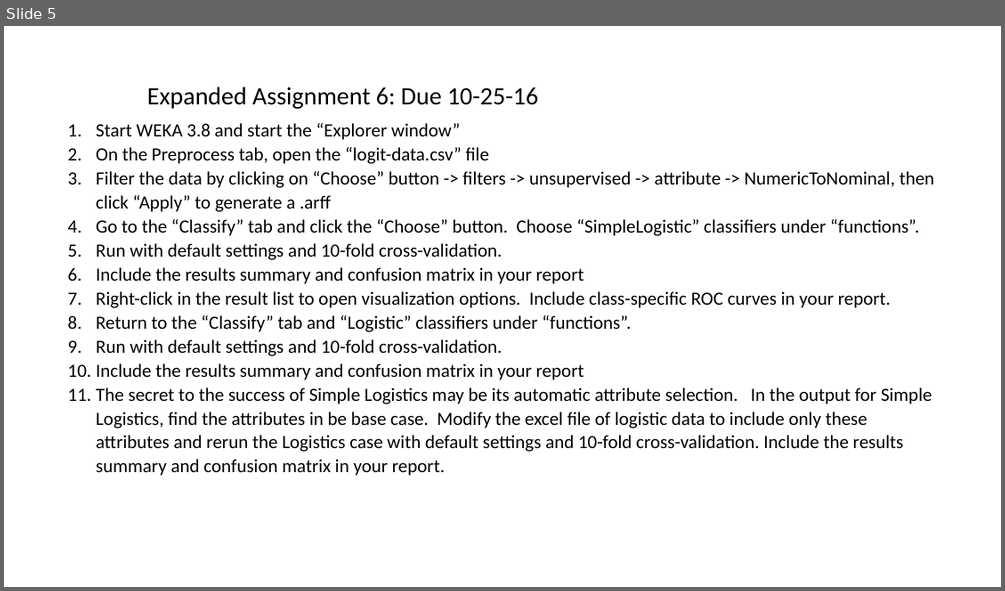
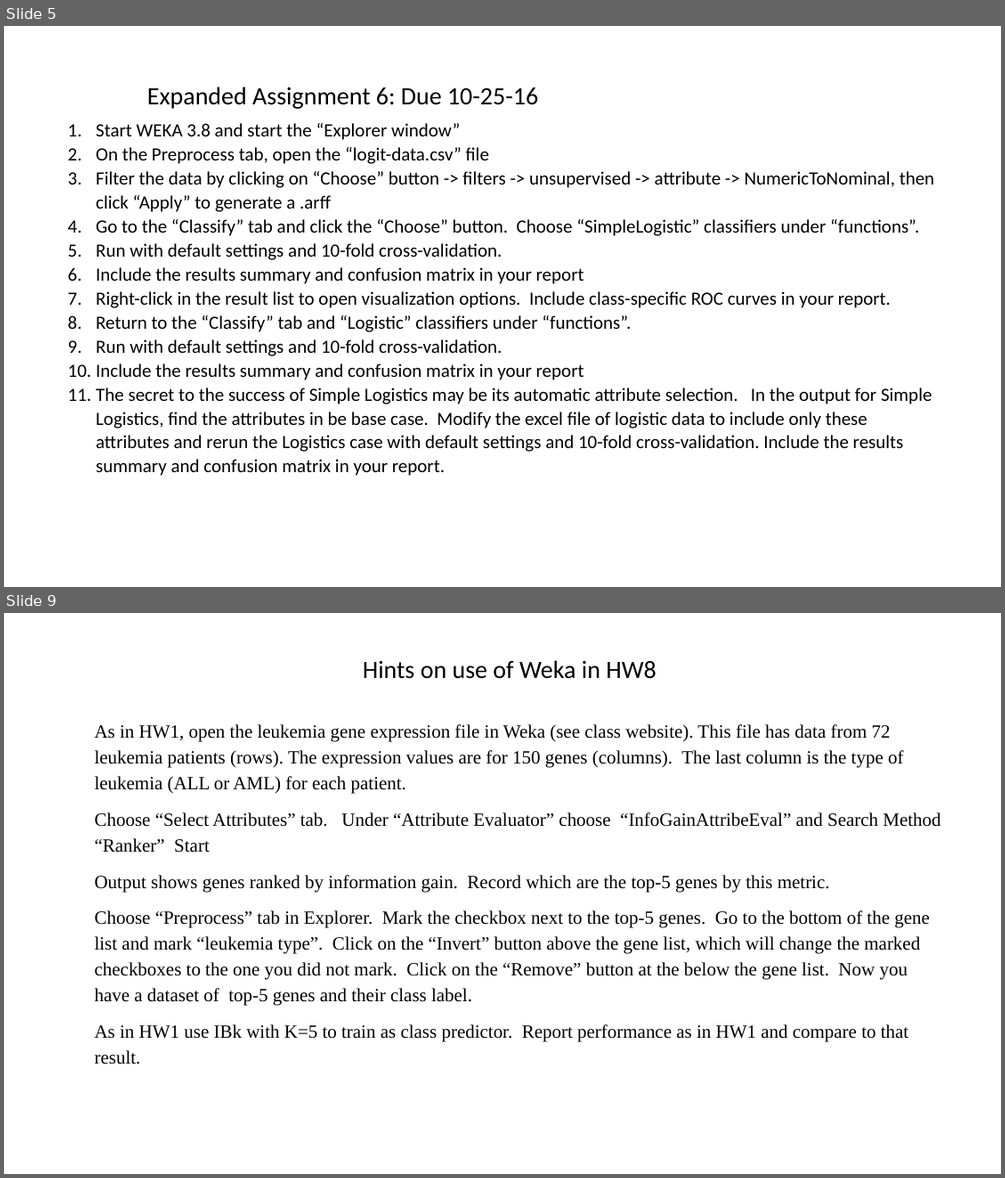
Before and after one commit to zhy9036/cs_2016_fall, a slide deck: 534_ANN/assignments fall 2016.pptx. Shown one above the other, each under a label of ours: slide 5 before the commit, slides 5 and 9 after it; the slides between them are not shown. The pictures are 1005x591 and 1005x1178 pixels, drawn with LibreOffice and Linux fonts; fonts in the diff are those of the drawing. Boxes give left, top, right and bottom in pixels: in the first picture for what was removed or moved away, otherwise in the second. Text is boxed around its words. In the diff, an @@ line names an element or a change of style, - is before the commit and + after.

```diff
--- a/534_ANN/assignments fall 2016.pptx
+++ b/534_ANN/assignments fall 2016.pptx
@@ slide 9 added at (4,613,1001,1174), background #FFFFFF @@
@@ text added at (363,660,655,679), 24 pt, text #000000 @@
+Hints on use of Weka in HW8
@@ text added at (95,724,940,1064), 18 pt, text #000000 @@
+As in HW1, open the leukemia gene expression file in Weka (see class website). This file has data from 72 leukemia patients (rows). The expression values are for 150 genes (columns). The last column is the type of leukemia (ALL or AML) for each patient.
+Choose “Select Attributes” tab. Under “Attribute Evaluator” choose “InfoGainAttribeEval” and Search Method “Ranker” Start
+Output shows genes ranked by information gain. Record which are the top-5 genes by this metric.
+Choose “Preprocess” tab in Explorer. Mark the checkbox next to the top-5 genes. Go to the bottom of the gene list and mark “leukemia type”. Click on the “Invert” button above the gene list, which will change the marked checkboxes to the one you did not mark. Click on the “Remove” button at the below the gene list. Now you have a dataset of top-5 genes and their class label.
+As in HW1 use IBk with K=5 to train as class predictor. Report performance as in HW1 and compare to that result.
```
Also in this commit, not shown: 1 slide changed, 3 other slides added, 12 other files.
